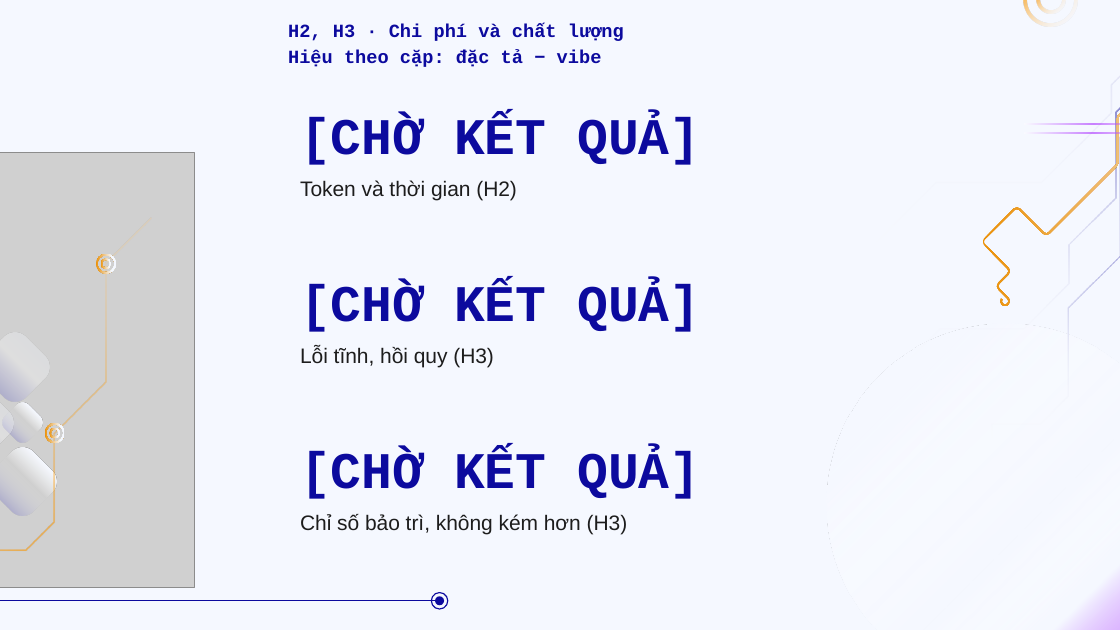
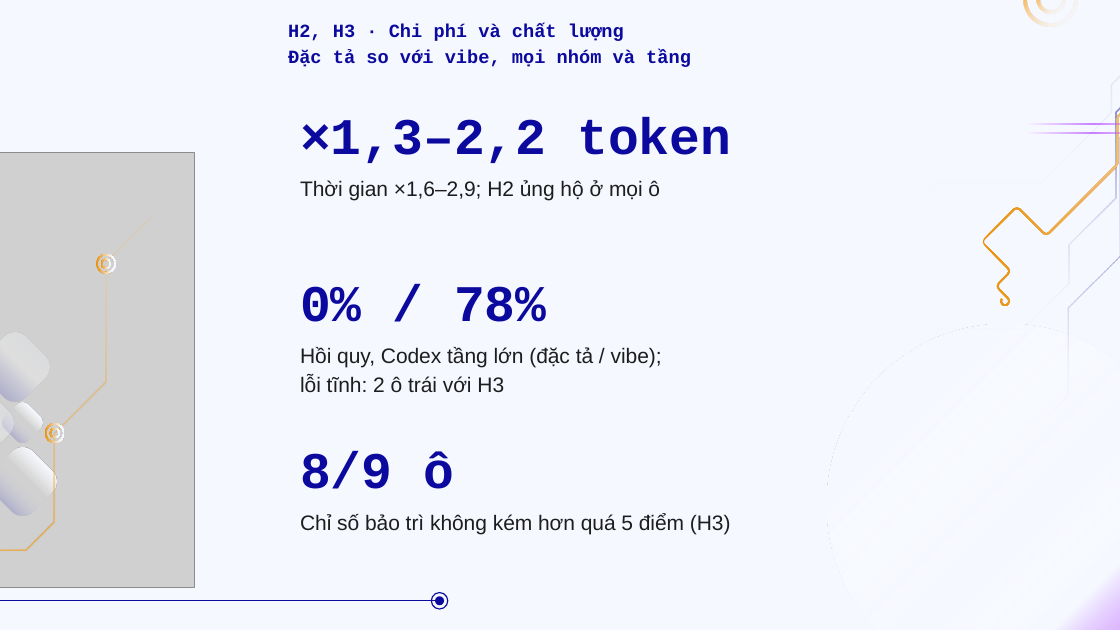
Before and after one commit to doanan293/vipharmind-ai-sdlc-study, a slide deck: slide 17 of docs/presentation/vipharmind-slides.pptx (slide 16 before the commit). Drawn at 1120x630 pixels with LibreOffice and Linux fonts; fonts in the diff are those of the drawing; grey boxes stand for pictures. Boxes give left, top, right and bottom in pixels: in the first picture for what was removed or moved away, otherwise in the second. Text is boxed around its words. In the diff, an @@ line names an element or a change of style, - is before the commit and + after.

```diff
--- a/docs/presentation/vipharmind-slides.pptx
+++ b/docs/presentation/vipharmind-slides.pptx
@@ text at bbox=[288, 24, 691, 67]: text changed @@
-H2, H3 · Chi phí và chất lượng
-Hiệu theo cặp: đặc tả − vibe
+H2, H3 · Chi phí và chất lượng
+Đặc tả so với vibe, mọi nhóm và tầng
@@ text at bbox=[300, 117, 731, 163]: text changed @@
-[CHỜ KẾT QUẢ]
+×1,3–2,2 token
@@ text at bbox=[300, 180, 660, 200]: text changed @@
-Token và thời gian (H2)
+Thời gian ×1,6–2,9; H2 ủng hộ ở mọi ô
@@ text at bbox=[300, 286, 546, 322]: text changed @@
-[CHỜ KẾT QUẢ]
+0% / 78%
@@ text at bbox=[300, 347, 662, 393]: text changed @@
-Lỗi tĩnh, hồi quy (H3)
+Hồi quy, Codex tầng lớn (đặc tả / vibe);
+lỗi tĩnh: 2 ô trái với H3
@@ text at bbox=[300, 450, 454, 489]: text changed @@
-[CHỜ KẾT QUẢ]
+8/9 ô
@@ text at bbox=[300, 513, 731, 534]: text changed @@
-Chỉ số bảo trì, không kém hơn (H3)
+Chỉ số bảo trì không kém hơn quá 5 điểm (H3)
```
Also in this commit, not shown: 9 other slides changed, 3 slides added, 1 slide removed, 4 other files.
